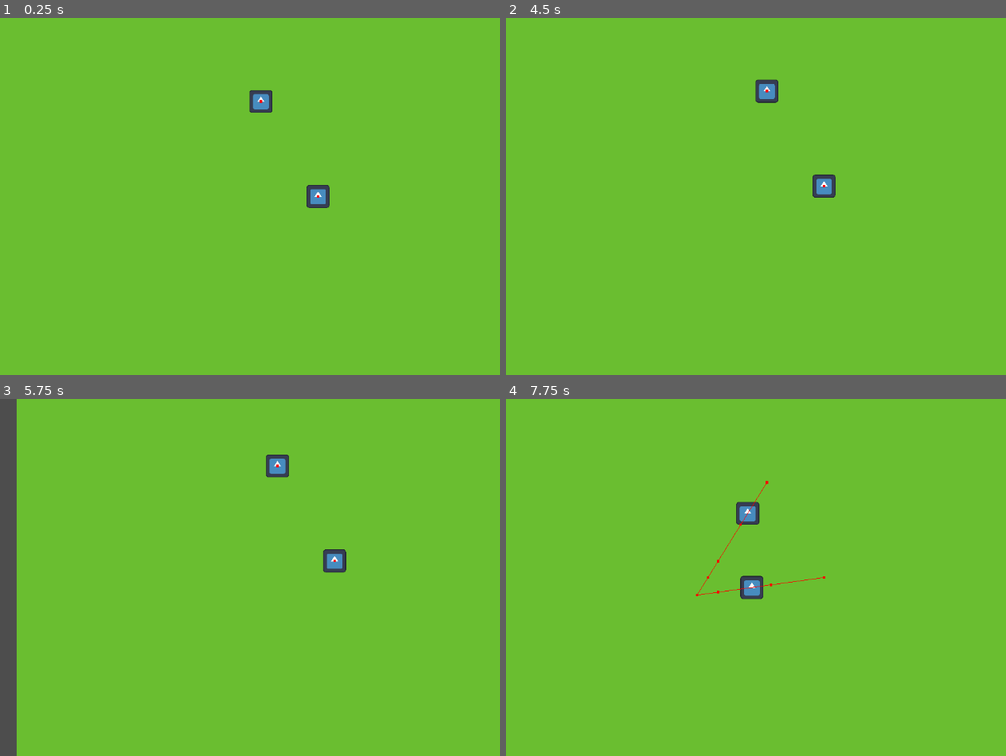
Above: before the commit, frames 1-4 (two rows, left to right).
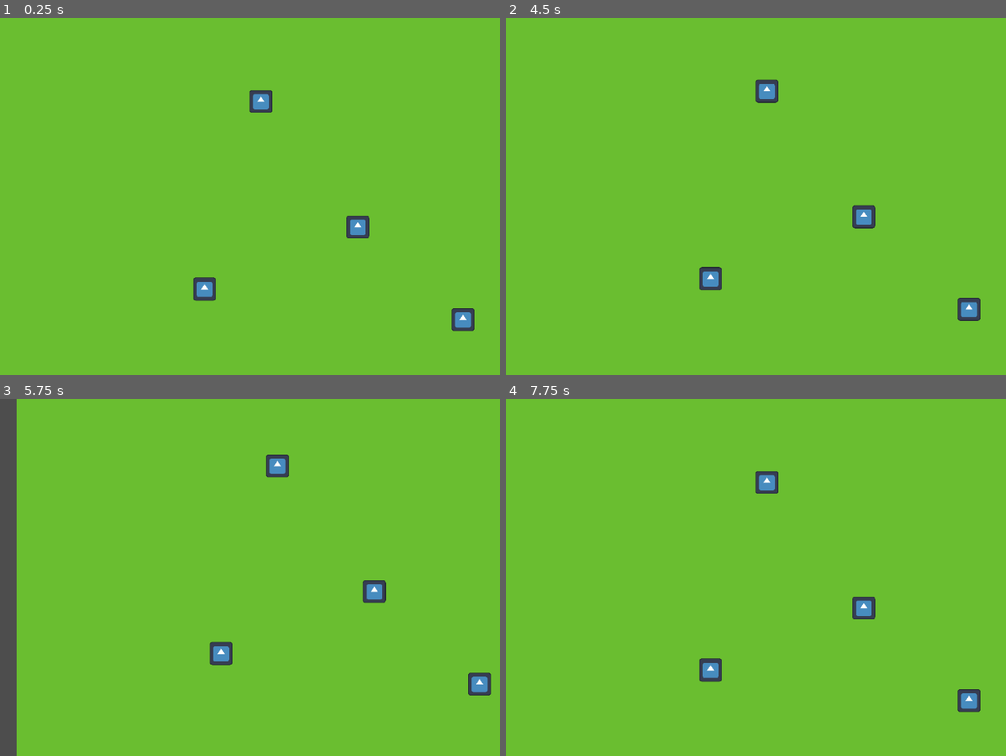
Above: after the commit, the same moments.

Repository: johannfh/RiftStrike
Game: Godot game, scene res://Scenes/World/World.tscn
Same seed, same stepped clock (60 frames per second), same inputs: the game is played once before the commit and once after it. Before the commit the project starts from res://scenes/World.tscn. The engine's default icon, where the game draws it, is replaced by a stand-in: a white triangle on a blue panel in a dark square.
Inputs (mouse positions are in pixels of both pictures, inside the frame that each line leads up to):
- Up to frame 1 (0.25 s): no input
- Up to frame 2 (4.5 s): tap Enter at 0.5, 2, 3.5 s; move the mouse to (966, 178) at 0.52 s; hold Shift (shift) 0.53-1.28 s; tap 1 (number_1, bound only after the commit) at 0.8, 1.35 s; tap Space at 1.25, 2.75, 4.25 s; move the mouse to (696, 214) at 1.27 s; tap 2 (number_2, bound only after the commit) at 1.55, 2.1 s; move the mouse to (886, 117) at 2.02 s; tap 3 (number_3, bound only after the commit) at 2.3, 2.85 s; move the mouse to (791, 267) at 2.77 s; tap 4 (number_4, bound only after the commit) at 3.05, 3.6 s; move the mouse to (outside the picture) at 3.52 s; hold Shift (shift) 3.53-4.28 s; tap F2 (select_all_units, bound only after the commit) at 4.15 s; move the mouse to (631, 142) at 4.27 s; tap S (camera_down) at 4.35 s
- Up to frame 3 (5.75 s): tap 1 (number_1, bound only after the commit) at 4.55 s; move the mouse to (350, 577) at 5.02 s; tap A (camera_left) at 5.1 s; tap 2 (number_2, bound only after the commit) at 5.3 s
- Up to frame 4 (7.75 s): move the mouse to (731, 488) at 5.77 s; tap D (camera_right) at 5.85 s; tap 3 (number_3, bound only after the commit) at 6.05 s; move the mouse to (966, 559) at 6.52 s; tap W (camera_up) at 6.6 s; tap 4 (number_4, bound only after the commit) at 6.8 s; move the mouse to (696, 595) at 7.27 s; right-click (696, 595) at 7.35 s; tap Shift (shift) at 7.55 s

The runs differ from the first frame. In frame 1, 1.2% of the frame differs, in the area x 38-95%, y 22-88%; in frame 2, 1.2%; in frame 3, 1.2%; in frame 4, 1.9%, in the area x 37-95%, y 20-88%.
Error after the commit: Parse Error: Class "BasicUnit" hides a global script class. (res://Units/BasicUnit/basic_unit.gd:1)

Commit message:
unit selection (keys 1-4 or F2 for all units) and unit ui

Diff:
--- /dev/null
+++ b/Scenes/World/UI/UI.tscn
@@ -0,0 +1,17 @@
+[gd_scene load_steps=2 format=3 uid="uid://tfgm7he4533a"]
+
+[ext_resource type="Script" path="res://Scenes/World/UI/ui.gd" id="1_8f8r7"]
+
+[node name="UI" type="CanvasLayer"]
+script = ExtResource("1_8f8r7")
+
+[node name="UnitContainer" type="HBoxContainer" parent="."]
+layout_direction = 2
+anchors_preset = 5
+anchor_left = 0.5
+anchor_right = 0.5
+offset_left = -128.0
+offset_right = 128.0
+offset_bottom = 64.0
+grow_horizontal = 2
+size_flags_horizontal = 4
--- /dev/null
+++ b/Scenes/World/UI/ui.gd
@@ -0,0 +1,60 @@
+class_name UI
+extends CanvasLayer
+
+@onready var unit_container: HBoxContainer = $UnitContainer
+
+# NOTE: Typed Dictionaries will be added in Godot v4.4
+# See also: https://github.com/godotengine/godot-proposals/issues/56
+var units: Dictionary
+const UNIT_DISPLAY = preload("res://Scenes/World/UI/unit_display.tscn")
+
+static func new_unit_display(unit: Unit) -> UnitDisplay:
+	var unit_display: UnitDisplay = UNIT_DISPLAY.instantiate() as UnitDisplay
+	unit_display.unit = unit
+	return unit_display
+
+func get_units() -> Array[Unit]:
+	var uts: Array[Unit]
+	uts.assign(get_tree().get_nodes_in_group("units"))
+	return uts
+
+func _process(_delta: float) -> void:
+	for unit in get_units():
+		if not units.has(unit):
+			var unit_display = new_unit_display(unit)
+			unit_container.add_child(unit_display)
+			units[unit] = unit_display
+
+			unit_display.unit = unit
+			print("added unit %s to ui" % unit.name)
+
+	if Input.is_action_just_pressed("select_all_units"):
+		select_units([0, 1, 2, 3])
+	else:
+		var unit_index_dict: Dictionary = {
+			0: Input.is_action_just_pressed("number_1"),
+			1: Input.is_action_just_pressed("number_2"),
+			2: Input.is_action_just_pressed("number_3"),
+			3: Input.is_action_just_pressed("number_4"),
+		}
+
+		var unit_indices: Array[int]
+
+		for key in unit_index_dict.keys():
+			if unit_index_dict[key]:
+				unit_indices.append(key)
+
+		if len(unit_indices) > 0:
+			select_units(unit_indices)
+
+func select_all_units():
+	var units: Array[Unit]
+	units.assign(get_tree().get_nodes_in_group("units"))
+	for unit in units:
+		unit.selected = true
+
+func select_units(indices: Array[int]) -> void:
+	var units: Array[Unit]
+	units.assign(get_tree().get_nodes_in_group("units"))
+	for idx in len(units):
+		units[idx].selected = indices.has(idx)
--- /dev/null
+++ b/Scenes/World/UI/unit_display.gd
@@ -0,0 +1,25 @@
+class_name UnitDisplay
+extends Control
+
+var unit: Unit
+
+const MODULATE_SELECTED = Color("#ffffffff")
+const MODULATE_ALIVE = Color("#ffffffaa")
+const MODULATE_DEAD = Color("#ff444488")
+
+@onready var texture_rect: TextureRect = $TextureRect
+
+func _ready() -> void:
+	texture_rect.texture = unit.icon
+
+func get_modulate_for_unit(u: Unit) -> Color:
+	if u.hp > 0:
+		if u.selected:
+			return MODULATE_SELECTED
+		else:
+			return MODULATE_ALIVE
+	else:
+		return MODULATE_DEAD
+
+func _process(delta: float) -> void:
+	texture_rect.modulate = get_modulate_for_unit(unit)
--- /dev/null
+++ b/Scenes/World/UI/unit_display.tscn
@@ -0,0 +1,20 @@
+[gd_scene load_steps=2 format=3 uid="uid://ceu5dbtw0lcan"]
+
+[ext_resource type="Script" path="res://Scenes/World/UI/unit_display.gd" id="1_cjxaa"]
+
+[node name="UnitDisplay" type="Panel"]
+custom_minimum_size = Vector2(64, 64)
+offset_right = 64.0
+offset_bottom = 64.0
+size_flags_horizontal = 4
+size_flags_vertical = 6
+script = ExtResource("1_cjxaa")
+
+[node name="TextureRect" type="TextureRect" parent="."]
+modulate = Color(1, 1, 1, 0.533333)
+layout_mode = 1
+offset_left = 4.0
+offset_top = 4.0
+offset_right = 60.0
+offset_bottom = 60.0
+expand_mode = 2
--- a/scenes/World.tscn
+++ b/Scenes/World/World.tscn
@@ -1,9 +1,10 @@
-[gd_scene load_steps=10 format=4 uid="uid://depbhjumchk3u"]
+[gd_scene load_steps=11 format=4 uid="uid://depbhjumchk3u"]
 
-[ext_resource type="Script" path="res://scenes/world.gd" id="1_1lukw"]
-[ext_resource type="Script" path="res://scenes/camera.gd" id="2_12qvs"]
-[ext_resource type="PackedScene" uid="uid://cxi70ygv1ky5l" path="res://units/BasicUnit.tscn" id="3_0vtaq"]
-[ext_resource type="Texture2D" uid="uid://dy5ndjh7m11ri" path="res://units/TilePlaceholders.png" id="4_3rtu0"]
+[ext_resource type="Script" path="res://Scenes/World/world.gd" id="1_1lukw"]
+[ext_resource type="Script" path="res://Scenes/World/camera.gd" id="2_12qvs"]
+[ext_resource type="PackedScene" uid="uid://tfgm7he4533a" path="res://Scenes/World/UI/UI.tscn" id="2_lba6o"]
+[ext_resource type="PackedScene" uid="uid://cxi70ygv1ky5l" path="res://Units/BasicUnit/BasicUnit.tscn" id="3_0vtaq"]
+[ext_resource type="Texture2D" uid="uid://dy5ndjh7m11ri" path="res://Units/TilePlaceholders.png" id="4_3rtu0"]
 [ext_resource type="Script" path="res://resources/unit_upgrades/unit_upgrade.gd" id="5_iiej1"]
 [ext_resource type="Resource" uid="uid://bje43svmdrein" path="res://resources/unit_upgrades/move_speed_upgrade/double_speed.tres" id="6_yfp84"]
 
@@ -28,6 +29,8 @@
 [node name="World" type="Node2D"]
 script = ExtResource("1_1lukw")
 
+[node name="UI" parent="." instance=ExtResource("2_lba6o")]
+
 [node name="Camera" type="Camera2D" parent="."]
 zoom = Vector2(1.5, 1.5)
 position_smoothing_enabled = true
@@ -44,9 +47,16 @@
 [node name="Units" type="Node2D" parent="."]
 
 [node name="Unit" parent="Units" groups=["units"] instance=ExtResource("3_0vtaq")]
+position = Vector2(48, 37)
 upgrades = Array[ExtResource("5_iiej1")]([ExtResource("6_yfp84")])
 
 [node name="Unit2" parent="Units" groups=["units"] instance=ExtResource("3_0vtaq")]
 position = Vector2(-69, -115)
 
+[node name="Unit3" parent="Units" groups=["units"] instance=ExtResource("3_0vtaq")]
+position = Vector2(-137, 112)
+
+[node name="Unit4" parent="Units" groups=["units"] instance=ExtResource("3_0vtaq")]
+position = Vector2(175, 149)
+
 [connection signal="move_command" from="Camera" to="." method="_on_move_command"]
--- a/scenes/world.gd
+++ b/Scenes/World/world.gd
@@ -4,7 +4,10 @@
 	print("move units to %v" % target)
 	var units: Array[Unit]
 	units.assign(get_tree().get_nodes_in_group("units"))
-	for unit in units:
+	var selected_units: Array[Unit] = units \
+		.filter(func(u: Unit): return u.selected)
+
+	for unit in selected_units:
 		var cmd = MovementCommand.new(target)
 		if append:
 			unit.commands.append(cmd)
--- a/project.godot
+++ b/project.godot
@@ -11,7 +11,7 @@
 [application]
 
 config/name="RiftStrike"
-run/main_scene="res://scenes/World.tscn"
+run/main_scene="res://Scenes/World/World.tscn"
 config/features=PackedStringArray("4.3", "Forward Plus")
 config/icon="res://icon.svg"
 
@@ -61,6 +61,31 @@
 "events": [Object(InputEventMouseButton,"resource_local_to_scene":false,"resource_name":"","device":-1,"window_id":0,"a …(258 unchanged characters)…
 ]
 }
+number_1={
+"deadzone": 0.5,
+"events": [Object(InputEventKey,"resource_local_to_scene":false,"resource_name":"","device":-1,"window_id":0,"alt_pressed":false,"shift_pressed":false,"ctrl_pressed":false,"meta_pressed":false,"pressed":false,"keycode":0,"physical_keycode":49,"key_label":0,"unicode":49,"location":0,"echo":false,"script":null)
+]
+}
+number_2={
+"deadzone": 0.5,
+"events": [Object(InputEventKey,"resource_local_to_scene":false,"resource_name":"","device":-1,"window_id":0,"alt_pressed":false,"shift_pressed":false,"ctrl_pressed":false,"meta_pressed":false,"pressed":false,"keycode":0,"physical_keycode":50,"key_label":0,"unicode":50,"location":0,"echo":false,"script":null)
+]
+}
+number_3={
+"deadzone": 0.5,
+"events": [Object(InputEventKey,"resource_local_to_scene":false,"resource_name":"","device":-1,"window_id":0,"alt_pressed":false,"shift_pressed":false,"ctrl_pressed":false,"meta_pressed":false,"pressed":false,"keycode":0,"physical_keycode":51,"key_label":0,"unicode":51,"location":0,"echo":false,"script":null)
+]
+}
+number_4={
+"deadzone": 0.5,
+"events": [Object(InputEventKey,"resource_local_to_scene":false,"resource_name":"","device":-1,"window_id":0,"alt_pressed":false,"shift_pressed":false,"ctrl_pressed":false,"meta_pressed":false,"pressed":false,"keycode":0,"physical_keycode":52,"key_label":0,"unicode":52,"location":0,"echo":false,"script":null)
+]
+}
+select_all_units={
+"deadzone": 0.5,
+"events": [Object(InputEventKey,"resource_local_to_scene":false,"resource_name":"","device":-1,"window_id":0,"alt_pressed":false,"shift_pressed":false,"ctrl_pressed":false,"meta_pressed":false,"pressed":false,"keycode":0,"physical_keycode":4194333,"key_label":0,"unicode":0,"location":0,"echo":false,"script":null)
+]
+}
 
 [rendering]
 
--- a/units/BasicUnit.tscn
+++ b/units/BasicUnit/BasicUnit.tscn
@@ -1,7 +1,7 @@
 [gd_scene load_steps=4 format=3 uid="uid://cxi70ygv1ky5l"]
 
 [ext_resource type="Texture2D" uid="uid://ujk51d7h6vv5" path="res://icon.svg" id="1_auodm"]
-[ext_resource type="Script" path="res://units/basic_unit.gd" id="1_lkcib"]
+[ext_resource type="Script" path="res://Units/BasicUnit/basic_unit.gd" id="1_lkcib"]
 
 [sub_resource type="CircleShape2D" id="CircleShape2D_g3l4h"]
 radius = 16.0
@@ -9,9 +9,9 @@
 [node name="Unit" type="CharacterBody2D"]
 collision_layer = 2
 script = ExtResource("1_lkcib")
+icon = ExtResource("1_auodm")
 
 [node name="NavigationAgent" type="NavigationAgent2D" parent="."]
-debug_enabled = true
 debug_use_custom = true
 debug_path_custom_color = Color(1, 0, 0, 1)
 debug_path_custom_point_size = 3.0
--- a/units/basic_unit.gd
+++ b/units/BasicUnit/basic_unit.gd
@@ -5,6 +5,8 @@
 
 func get_speed() -> float:
 	var result = speed
+	var multiplier = 1
+	# TODO: count multiplier
 	for upgrade in upgrades:
 		if upgrade is UnitUpgradeMoveSpeed:
 			result *= upgrade.multiplier
@@ -15,10 +17,9 @@
 func _ready() -> void:
 	nav_agent.path_desired_distance = 2.0
 	nav_agent.target_desired_distance = 2.0
-	nav_agent.debug_enabled = true
 	make_path(position)
 
-func _physics_process(delta: float) -> void:
+func _physics_process(_delta: float) -> void:
 	# Pull in commands
 	if len(commands) > 0:
 		var command = commands[0]
--- a/units/unit.gd
+++ b/units/unit.gd
@@ -3,6 +3,11 @@
 
 var commands: Array[Command] = []
 @export var upgrades: Array[UnitUpgrade] = []
+
+var hp: float = 10
+
+var selected: bool = false
+@export var icon: Texture2D
 
 func add_upgrade(upgrade: UnitUpgrade) -> void:
 	self.upgrades.append(upgrade)
@@ -12,5 +17,5 @@
 	if idx != -1:
 		upgrades.remove_at(idx)
 
-func takes_upgrade(upgrade: UnitUpgrade) -> bool:
+func takes_upgrade(_upgrade: UnitUpgrade) -> bool:
 	return false
Renamed: scenes/camera.gd -> Scenes/World/camera.gd
Not shown, changed: units/TilePlaceholders.png.import
